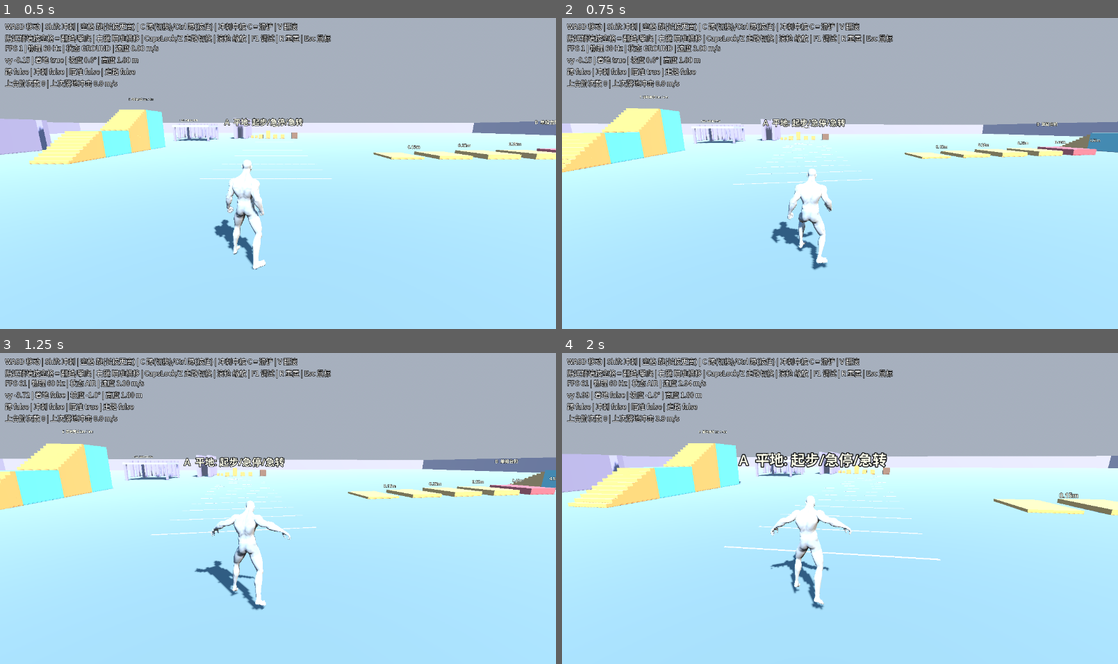
Above: before the commit, frames 1-4 (two rows, left to right).
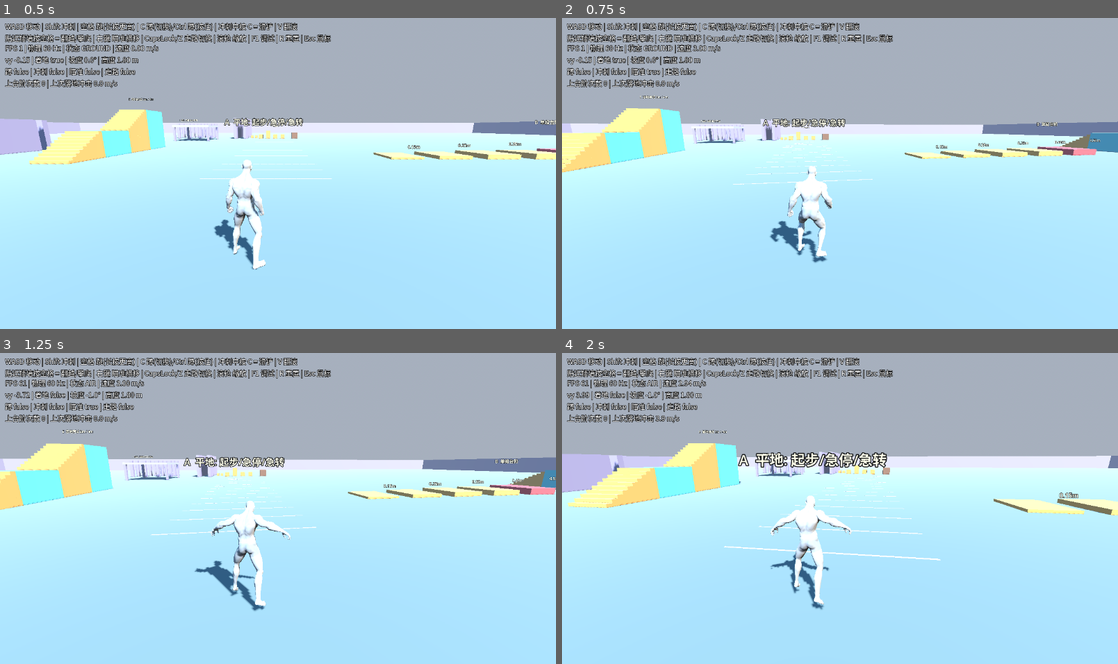
Above: after the commit, the same moments.

Repository: jamesbot2/godot-third-person-demo
Game: Godot game, scene res://scenes/main.tscn
Same seed, same stepped clock (60 frames per second), same inputs: the game is played once before the commit and once after it.
Inputs (mouse positions are in pixels of both pictures, inside the frame that each line leads up to):
- Up to frame 1 (0.5 s): no input
- Up to frame 2 (0.75 s): move the mouse to (867, 170) at 0.52 s; hold W (move_forward) from 0.53 s (still down); hold Right mouse button (aim) from 0.53 s (still down); click (867, 170) at 0.67 s
- Up to frame 3 (1.25 s): keep holding W (move_forward); keep holding Right mouse button (aim); tap Space (jump) at 0.77, 1.07 s; tap Ctrl (crouch) at 0.8 s
- Up to frame 4 (2 s): keep holding W (move_forward); move the mouse to (812, 508) at 1.27 s; release Right mouse button (aim) at 1.28 s; tap Ctrl (crouch) at 1.35 s; tap Space (jump) at 1.52, 1.82 s; tap V (roll) at 1.55 s

Frame 1 is identical in both runs. In frame 2, 0.8% of the frame differs, in the area x 37-49%, y 47-82%; in frame 3, less than 0.1%; in frame 4, less than 0.1%.

Commit message:
Aim reversal: no blend snap (turn through side clips, 10 rad/s cap); aim_fwd stance duty 0.42->0.32 (pelvis min 0.67->0.77 m); anim_aim_switch_no_crouch check + pelvis_min metrics (103 checks)

Diff:
--- a/scripts/player/character_animator.gd
+++ b/scripts/player/character_animator.gd
@@ -716,7 +716,16 @@
 	if has_aim_set:
 		var ld := p_local_dir
 		var bp := ld.normalized() if (ld.length() > 1e-3 and v > 0.3) else _aim_bp
-		_aim_bp = _aim_bp.slerp(bp, 1.0 - exp(-14.0 * dt)) if _aim_bp.dot(bp) > -0.99 else bp
+		# a straight reversal (backpedal <-> forward) used to SNAP the blend
+		# position to the opposite clip: one-frame pose jump (pelvis -12 cm,
+		# the "crouched frame"). Nudge it off the axis instead so the slerp
+		# turns it through the side clips (round 7)
+		# (angular speed capped at 10 rad/s: a 180 deg turnaround takes
+		# ~0.3 s instead of 2-3 frames, so no pose jumps a lot in one frame)
+		var ab := _aim_bp if _aim_bp.dot(bp) > -0.99 else _aim_bp.rotated(0.05)
+		var ang := absf(ab.angle_to(bp))
+		var stp := minf(ang * (1.0 - exp(-14.0 * dt)), 10.0 * dt)
+		_aim_bp = ab.slerp(bp, stp / ang) if ang > 1e-4 else bp
 		_aim_phase = fposmod(_aim_phase + dt * v / _aim_stride(_aim_bp), 1.0)
 		_p("ground/aim2d/blend_position", _aim_bp)
 		_p("ground/aim_seek/seek_request", _aim_phase * StrafeGait.LEN)
--- a/scripts/player/strafe_gait.gd
+++ b/scripts/player/strafe_gait.gd
@@ -58,8 +58,11 @@
 const REACH := 0.965
 ## round 6 re-posed aim_fwd / aim_bwd (see build): stance fraction, swing
 ## lift (m), stance width scale, stance centre offset along the movement (m;
-## 0 measured best for the backpedal swing knee)
-const FB_DUTY := 0.42
+## 0 measured best for the backpedal swing knee). Round 7: FB_DUTY 0.42 ->
+## 0.32 (jog-like stance fraction): the long 0.42 stance swept the feet
+## +-0.59 m and the reach-keeping pelvis drop sank aimed forward to 0.67 m
+## (plain forward gait 0.80 m) -- the "crouched" look; now ~0.77 m
+const FB_DUTY := 0.32
 const FB_DUTY_B := 0.38
 const FB_LIFT_F := 0.16
 const FB_LIFT_B := 0.08
--- a/tests/run_tests.gd
+++ b/tests/run_tests.gd
@@ -133,7 +133,7 @@
 	print("METRIC|%s|%.4f" % [name, v])
 
 
-const EXPECTED_TOTAL := 102
+const EXPECTED_TOTAL := 103
 
 
 func want(name: String) -> bool:
@@ -1307,9 +1307,11 @@
 			var lo_prev := ""
 			var sw_t: Array[float] = []
 			var up := {}
+			var pel_min := INF
 			for n in n_s:
 				var was_cd: Array = fk.cooldown.duplicate()
 				await tick()
+				pel_min = minf(pel_min, _bone_world("pelvis").y - pc.global_position.y)
 				var hv := pc.velocity * Vector3(1, 0, 1)
 				var mdir := hv.normalized()
 				var floor_y := pc.global_position.y
@@ -1391,6 +1393,7 @@
 				res["warp"] = max_warp
 				res["cross"] = minf(-cross_lo, cross_hi)
 				res["wide"] = maxf(-cross_lo, cross_hi)
+				res["pel_min"] = pel_min
 				res["twist"] = tw_hi - tw_lo
 				res["hip_yaw"] = hy_hi - hy_lo
 				res["chest_yaw"] = cy_hi - cy_lo
@@ -1433,6 +1436,7 @@
 		if is_strafe:
 			metric("anim_%s_cross_m" % spec[0], res["cross"])
 		metric("anim_%s_stance_max_m" % spec[0], res["wide"])
+		metric("anim_%s_pelvis_min_m" % spec[0], res.get("pel_min", -1.0))
 		metric("anim_%s_hip_chest_twist_deg" % spec[0], res["twist"])
 		metric("anim_%s_hip_yaw_range_deg" % spec[0], res["hip_yaw"])
 		metric("anim_%s_chest_yaw_range_deg" % spec[0], res["chest_yaw"])
@@ -1441,6 +1445,47 @@
 		var clip_ok: bool = res["fk_med"] < 0.1 * res["v"] if authored else true
 		check("anim_%s" % spec[0], res["tp"] and res["ik_n"] > secs(0.3) and res["ik_med"] < 0.1 * res["v"] and absf(res["ik_drift"]) < 0.15 * res["v"] and res["pops"] == 0 and res["face"] < 10.0 and leg_ok and clip_ok,
 			"%s v=%.2f IK on: slip med=%.3f m/s (%.0f%% of v) p90=%.2f drift=%.2f pops=%d face_err=%.1fdeg leg_err=%.0fdeg warp= …(430 unchanged characters)…
+	# aimed backpedal -> aimed forward switch (round 7): the round 6 showcase
+	# showed a crouched frame at the reversal (the blend position snapped
+	# to the opposite clip in one frame). Reference: the plain (un-aimed)
+	# forward gait's lowest pelvis at its steady speed.
+	await place(Vector3(4, 0.02, 20))
+	_anim.foot_ik_enabled = true
+	press("move_forward")
+	await tick(secs(1.2))
+	var ph_ref := INF
+	var v_ref := pc.get_horizontal_speed()
+	for n in secs(0.6):
+		await tick()
+		ph_ref = minf(ph_ref, _bone_world("pelvis").y - pc.global_position.y)
+	release_all()
+	await place(Vector3(4, 0.02, 20))
+	press("aim")
+	await tick(secs(0.3))
+	press("move_back")
+	await tick(secs(1.2))
+	var ph_prev := _bone_world("pelvis").y - pc.global_position.y
+	release("move_back"); press("move_forward")
+	var ph_min := INF
+	var t_min := 0.0
+	var ph_jump := 0.0
+	for n in secs(1.2):
+		await tick()
+		var ph := _bone_world("pelvis").y - pc.global_position.y
+		if OS.has_environment("SWITCH_DEBUG"):
+			print("SW n=%d ph=%.3f v=%.2f bp=%s" % [n, ph, pc.get_horizontal_speed(), str(_anim._aim_bp)])
+		ph_jump = maxf(ph_jump, absf(ph - ph_prev) * hz / 60.0)   # per 1/60 s
+		ph_prev = ph
+		if ph < ph_min:
+			ph_min = ph
+			t_min = float(n) / hz
+	var v_aim := pc.get_horizontal_speed()
+	release_all()
+	metric("anim_aim_switch_pelvis_min_m", ph_min)
+	metric("anim_aim_switch_pelvis_step_m", ph_jump)
+	metric("anim_fwd_ref_pelvis_min_m", ph_ref)
+	check("anim_aim_switch_no_crouch", ph_jump < 0.05 and ph_min > ph_ref - 0.05,
+		"backpedal->aim forward: max pelvis step %.3f m/frame(60Hz); pelvis min %.3f m at +%.2fs (v=%.1f) vs plain forward gait min %.3f m (v=%.1f)" % [ph_jump, ph_min, t_min, v_aim, ph_ref, v_ref])
 	# jump -> air -> land
 	await place(Vector3(0, 0.02, 4))
 	press("jump"); await tick(); release("jump")
